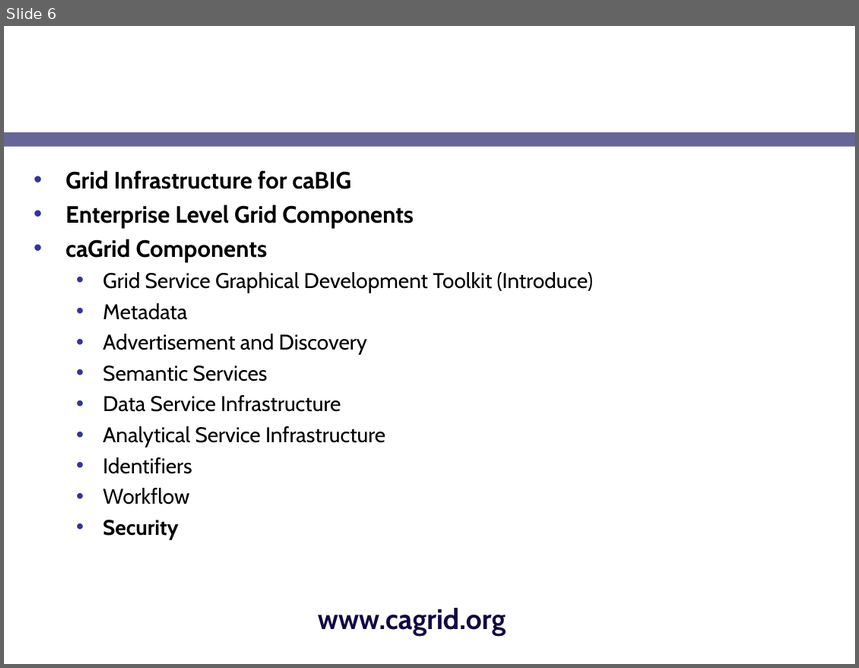
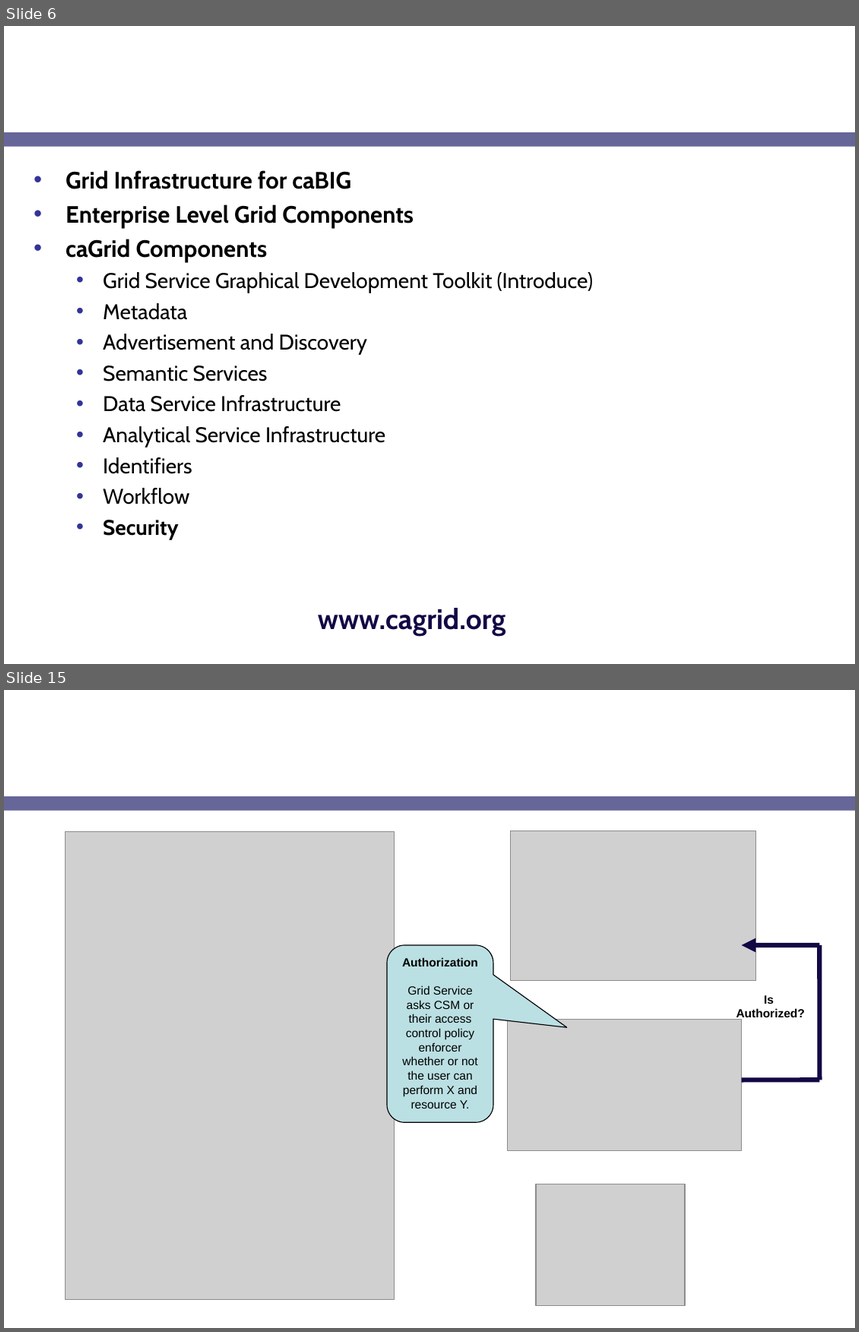
Before and after one commit to NCIP/cagrid-portal, a slide deck: cagrid-1-0/Documentation/presentations/security/gaards-ogf-19.ppt. Shown one above the other, each under a label of ours: slide 6 before the commit, slides 6 and 15 after it; the slides between them are not shown. The pictures are 859x668 and 859x1332 pixels, drawn with LibreOffice and Linux fonts; fonts in the diff are those of the drawing; grey boxes stand for pictures; background and template pictures are left out. Boxes give left, top, right and bottom in pixels: in the first picture for what was removed or moved away, otherwise in the second. Text is boxed around its words. In the diff, an @@ line names an element or a change of style, - is before the commit and + after.

```diff
--- a/cagrid-1-0/Documentation/presentations/security/gaards-ogf-19.ppt
+++ b/cagrid-1-0/Documentation/presentations/security/gaards-ogf-19.ppt
@@ slide 15 added at (4, 690, 855, 1328), background picture (left out); not listed: 1 template element that a slide beside it also shows @@
@@ title added at (32, 690, 671, 790), 24 pt, text #FFFFFF, bold @@
+GAARDS in Action
@@ picture added at (66, 832, 395, 1300) @@
@@ picture added at (510, 831, 756, 981) @@
@@ rounded speech box added at (387, 945, 493, 1122), fill #BBE0E3, outline #000000 0.74 pt, 10 pt, text #000000 @@
+Authorization
+Grid Service asks CSM or their access control policy enforcer whether or not the user can perform X and resource Y.
@@ arrow added from (819, 945) to (742, 945), #130745 4 pt @@
@@ line added from (819, 945) to (819, 1080), #130745 4 pt @@
@@ text added at (737, 996, 805, 1021), 10 pt, text #000000, bold @@
+Is
+Authorized?
@@ picture added at (508, 1019, 742, 1151) @@
@@ line added from (819, 1080) to (742, 1080), #130745 4 pt @@
@@ picture added at (536, 1185, 685, 1306) @@
```
Also in this commit, not shown: 9 other slides added.
